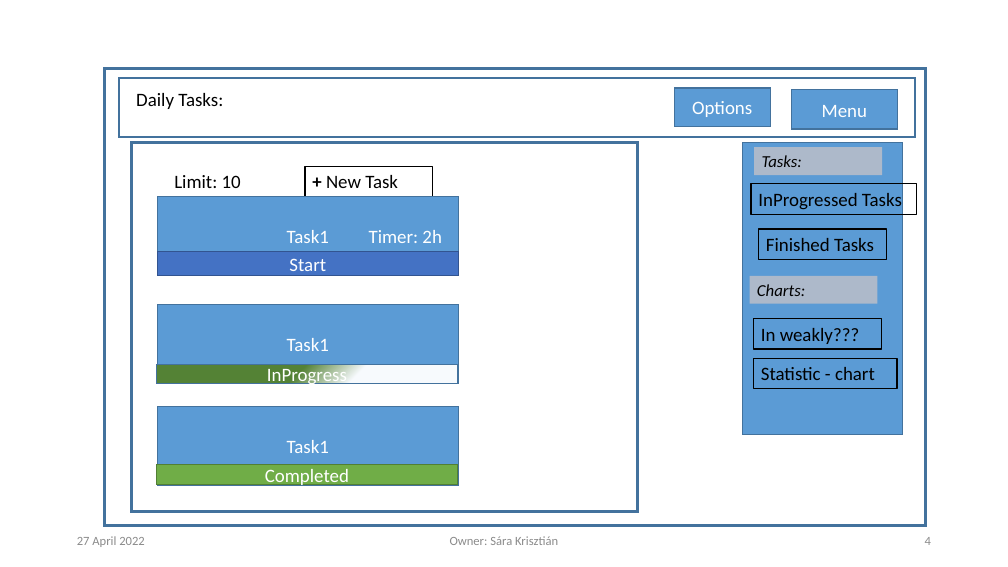
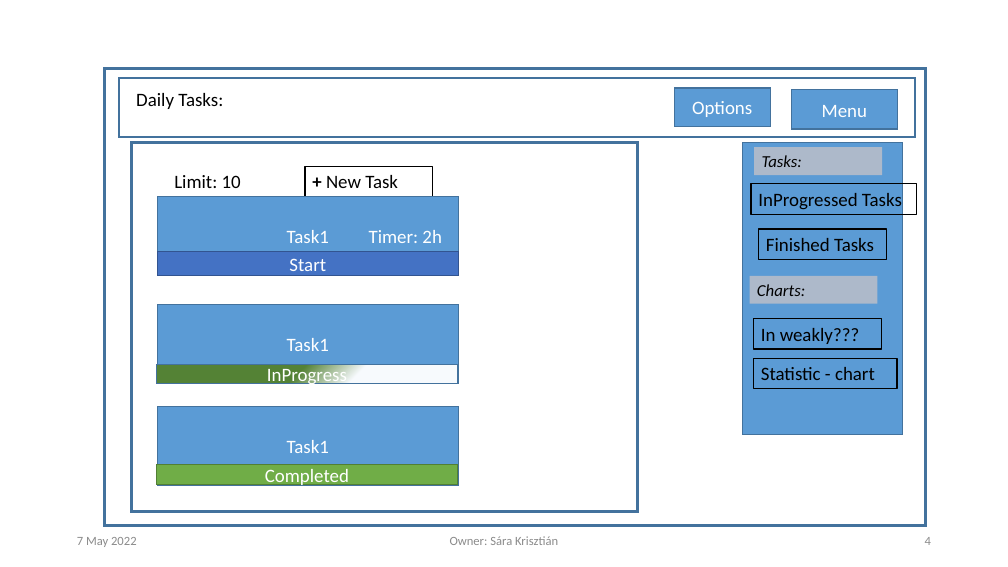
Before and after one commit to krisztian14testgit/ng-task-monitor, a slide deck: slide 4 of plan/TaskTracingApp.pptx. Drawn at 1008x567 pixels with LibreOffice and Linux fonts; fonts in the diff are those of the drawing; background and template pictures are left out. Boxes give left, top, right and bottom in pixels: in the first picture for what was removed or moved away, otherwise in the second. Text is boxed around its words. In the diff, an @@ line names an element or a change of style, - is before the commit and + after.

```diff
--- a/plan/TaskTracingApp.pptx
+++ b/plan/TaskTracingApp.pptx
@@ text at (77,537,137,547): text changed @@
-27 April 2022
+7 May 2022
```
Also in this commit, not shown: 7 other slides changed.
